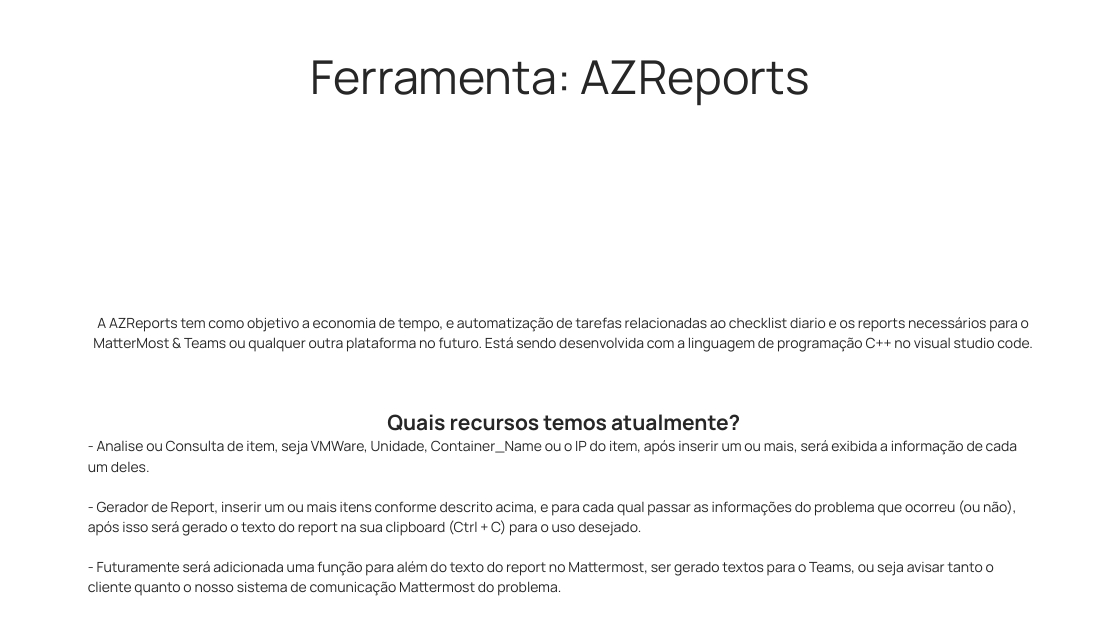
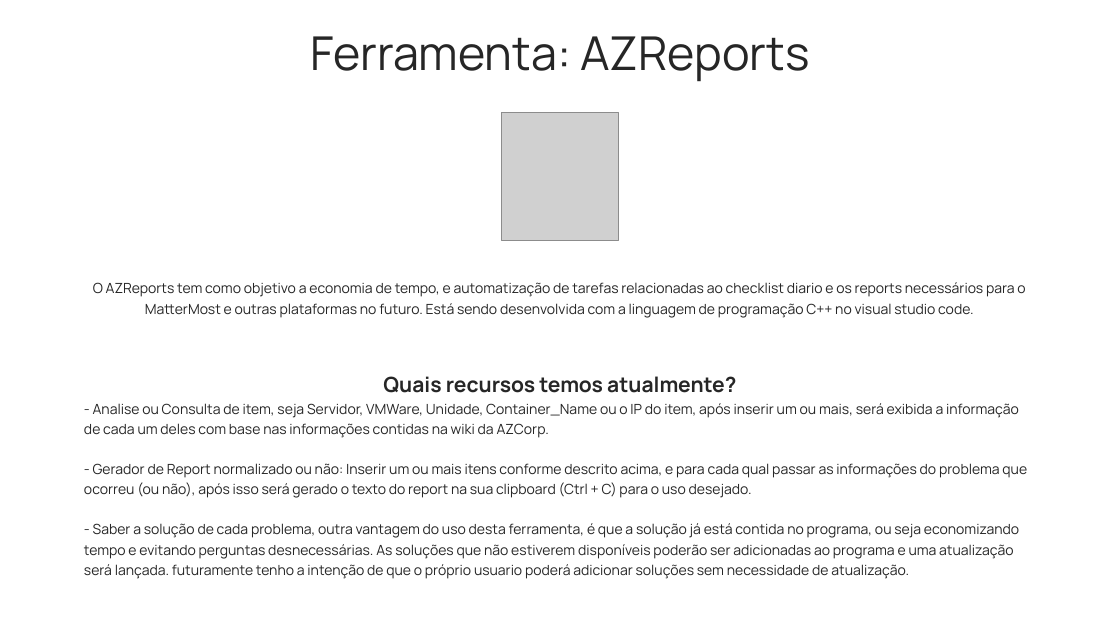
Before and after one commit to zMatheus222/Legacy-AZReports, a slide deck: slide 1 of azreports.pptx. Drawn at 1120x630 pixels with LibreOffice and Linux fonts; fonts in the diff are those of the drawing; grey boxes stand for pictures. Boxes give left, top, right and bottom in pixels: in the first picture for what was removed or moved away, otherwise in the second. Text is boxed around its words. In the diff, an @@ line names an element or a change of style, - is before the commit and + after.

```diff
--- a/azreports.pptx
+++ b/azreports.pptx
@@ text "Ferramenta: AZReports": place and size @@
-text "Ferramenta: AZReports" at <box>310,60,809,106</box>
+text "Ferramenta: AZReports" at <box>310,36,809,82</box>
@@ picture added at <box>502,113,618,241</box> @@
@@ text at <box>93,282,1025,318</box>: text changed @@
-A AZReports tem como objetivo a economia de tempo, e automatização de tarefas relacionadas ao checklist diario e os reports necessários para o MatterMost & Teams ou qualquer outra plataforma no futuro. Está sendo desenvolvida com a linguagem de programação C++ no visual studio code.
+O AZReports tem como objetivo a economia de tempo, e automatização de tarefas relacionadas ao checklist diario e os reports necessários para o MatterMost e outras plataformas no futuro. Está sendo desenvolvida com a linguagem de programação C++ no visual studio code.
@@ text "Quais recursos temos atualmente?": place and size @@
-text "Quais recursos temos atualmente?" at <box>88,414,1018,596</box>
+text "Quais recursos temos atualmente?" at <box>84,376,1027,579</box>
@@ text at <box>84,403,1027,579</box>: text changed @@
-- Analise ou Consulta de item, seja VMWare, Unidade, Container_Name ou o IP do item, após inserir um ou mais, será exibida a informação de cada um deles.
-- Gerador de Report, inserir um ou mais itens conforme descrito acima, e para cada qual passar as informações do problema que ocorreu (ou não), após isso será gerado o texto do report na sua clipboard (Ctrl + C) para o uso desejado.
-- Futuramente será adicionada uma função para além do texto do report no Mattermost, ser gerado textos para o Teams, ou seja avisar tanto o cliente quanto o nosso sistema de comunicação Mattermost do problema.
+- Analise ou Consulta de item, seja Servidor, VMWare, Unidade, Container_Name ou o IP do item, após inserir um ou mais, será exibida a informação de cada um deles com base nas informações contidas na wiki da AZCorp.
+- Gerador de Report normalizado ou não: Inserir um ou mais itens conforme descrito acima, e para cada qual passar as informações do problema que ocorreu (ou não), após isso será gerado o texto do report na sua clipboard (Ctrl + C) para o uso desejado.
+- Saber a solução de cada problema, outra vantagem do uso desta ferramenta, é que a solução já está contida no programa, ou seja economizando tempo e evitando perguntas desnecessárias. As soluções que não estiverem disponíveis poderão ser adicionadas ao programa e uma atualização será lançada. futuramente tenho a intenção de que o próprio usuario poderá adicionar soluções sem necessidade de atualização.
```
Also in this commit, not shown: 1 other slide changed, 1 slide added, 3 other files.
